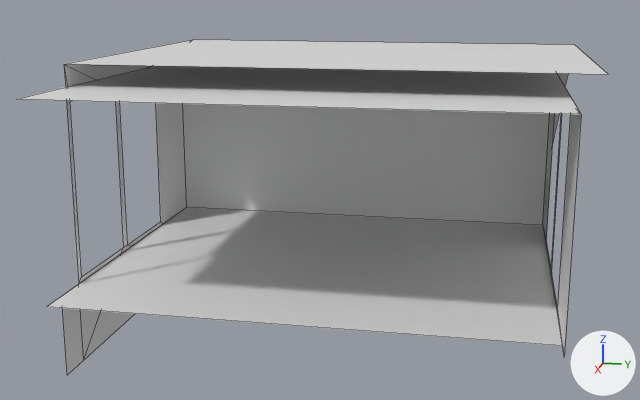
The FBX model models/airport gates/AirportGangway_L2_L.fbx as it was, and as the next commit left it.
The view is the same before and after, from a 50 mm lens placed at (-5.6, 17.9, 15.4), pointed at (-27.9, 13.4, 9.8). Arrows for +X, +Y and +Z are at lower right; the lights stay in place. The first picture is the older version. Mesh edges are drawn as thin lines. Vertices at exactly the same position are counted once.

In view in the first picture: 'AirportGangway_L2_L'.
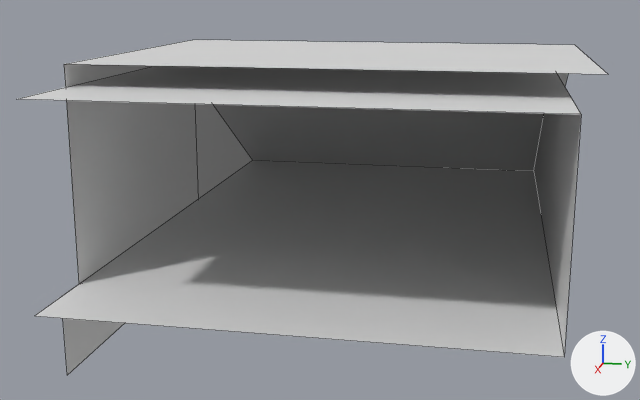
Boxes (x1, y1, x2, y2) around the edits, measured in the pictures (640 x 400 px):
part 1 of me_vert_006, reshaped: before (47, 64, 581, 362); after (35, 64, 581, 362)

Edits to the bpy script that builds the scene:
```text
Change me_vert_006:
    used by ob_airportgangway_l2_l; location = (-37.5, 15.0, 0.0)
    remove me_vert_006.from_pydata(...)  # 40 vertices, 27 faces; spans x -0.1..19.2, y -4.5..4.5, z 3.5..14.0
    add me_vert_006.from_pydata(...)  # 22 vertices, 11 faces; spans x -0.1..19.2, y -4.5..4.5, z 3.5..14.0
    me_vert_006 part 1
    21 vertices are removed from x 11.8..18.8, y -4.5..4.0, z 8.5..13.4
    21 faces are deleted
    3 vertices are added at (5.7, 4.0, 10.0), (5.7, -4.5, 10.0), (19.2, -4.5, 10.0)
    5 new faces join them
```
